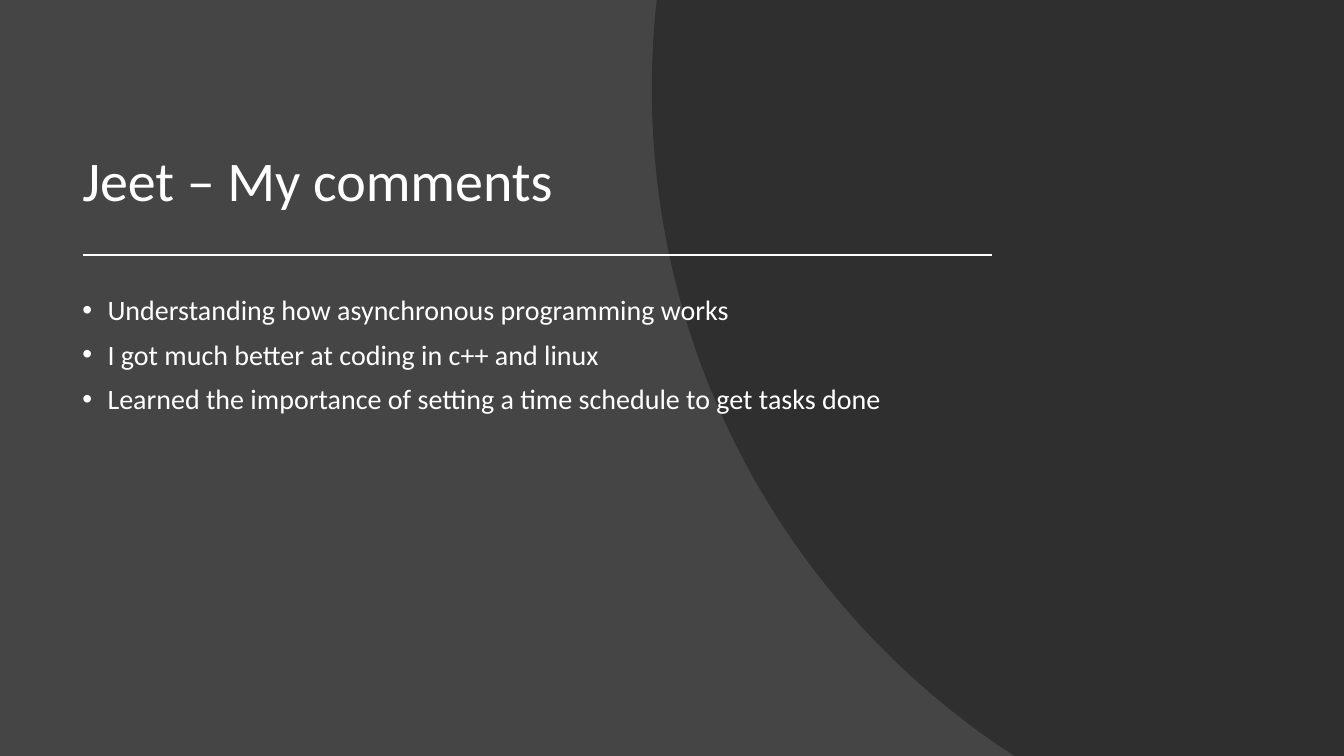
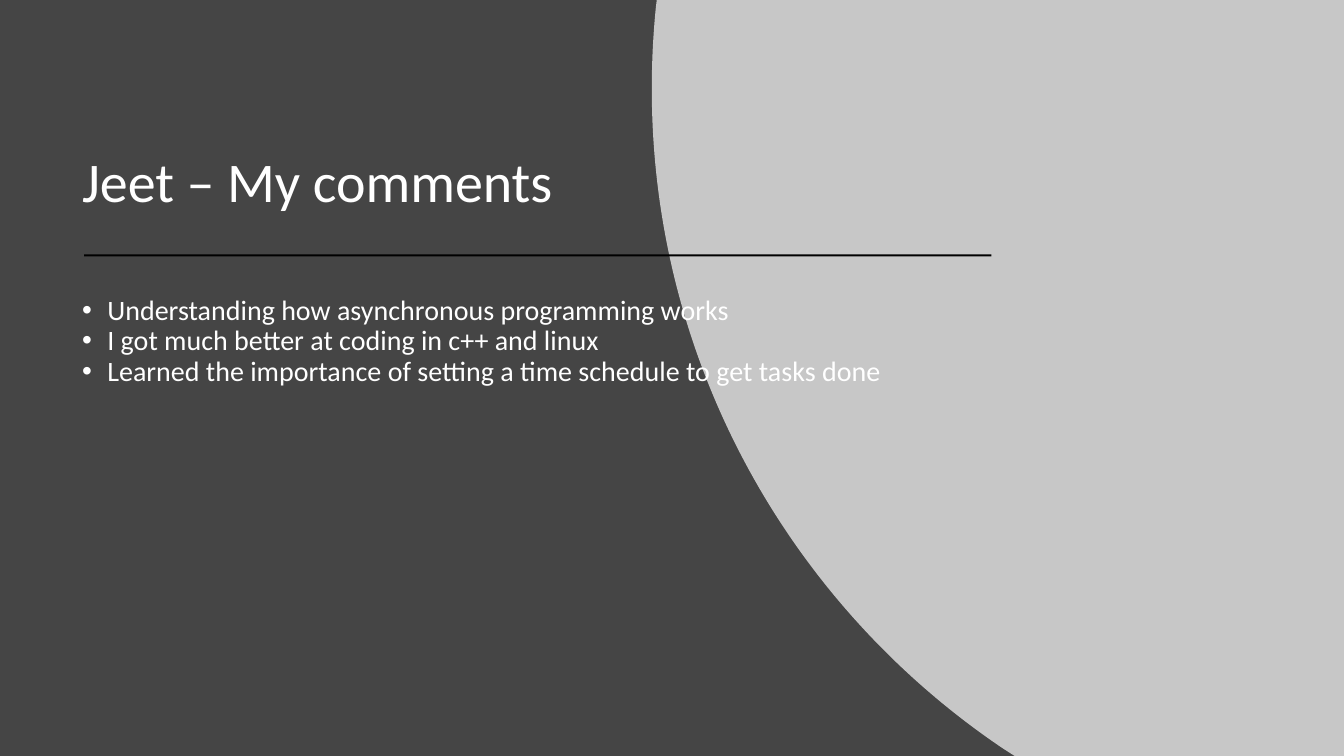
Before and after one commit to singhgagan2697/CSE3310_Project_4, a slide deck: slide 6 of Presentation.pptx. Drawn at 1344x756 pixels with LibreOffice and Linux fonts; fonts in the diff are those of the drawing. Boxes give left, top, right and bottom in pixels: in the first picture for what was removed or moved away, otherwise in the second. Text is boxed around its words. In the diff, an @@ line names an element or a change of style, - is before the commit and + after.

```diff
--- a/Presentation.pptx
+++ b/Presentation.pptx
@@ freeform shape at [652, 0, 1344, 756]: fill #262626 at 70% opacity to #FFFFFF at 70% opacity @@
@@ line removed from (85, 255) to (992, 255) @@
@@ freeform shape added at [85, 255, 992, 255], outline #000000 1.5 pt @@
@@ text "Understanding how asynchronous programming works" at [107, 297, 880, 387]: less space between paragraphs @@
```
Also in this commit, not shown: 8 other slides changed.
